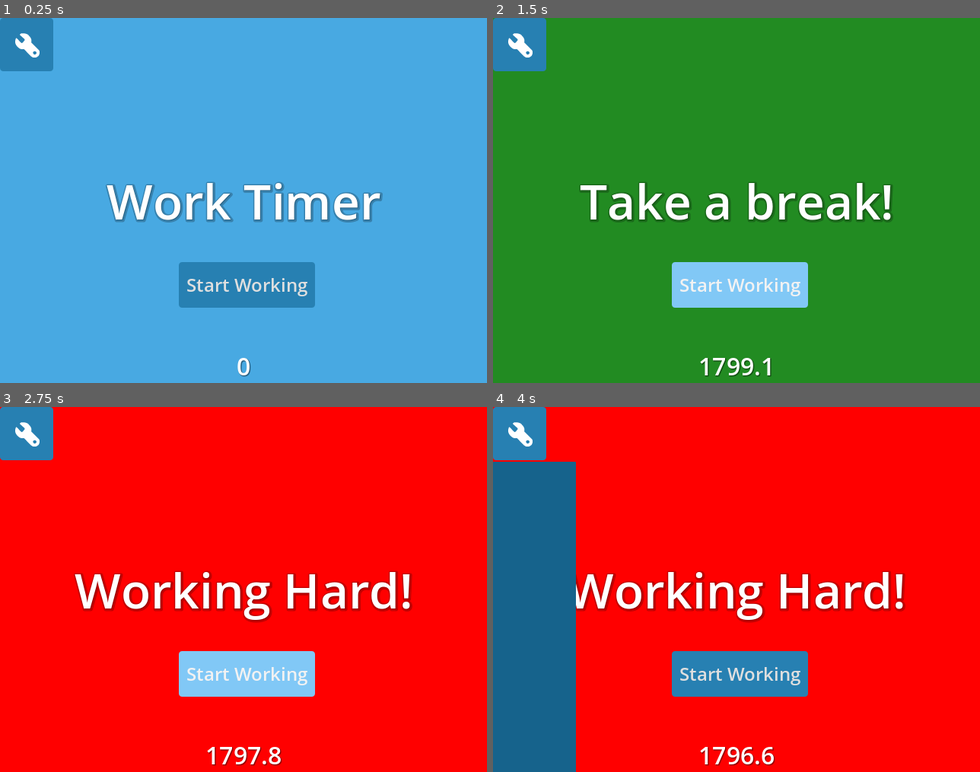
Above: before the commit, frames 1-4 (two rows, left to right).
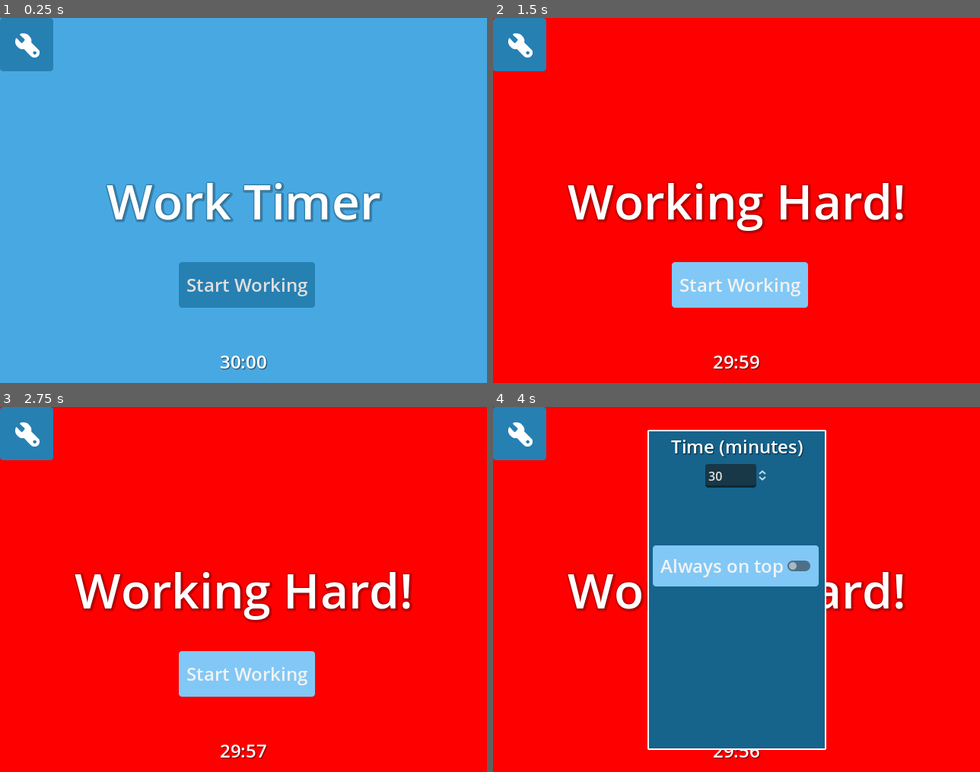
Above: after the commit, the same moments.

Repository: ForlornU/Gomodoro
Game: Godot game, scene res://MainScene.tscn
Two runs of this game, one before a commit and one after it. Both use one fixed random seed, a clock stepped at 60 frames per second and the inputs below.
Inputs (mouse positions are in pixels of both pictures, inside the frame that each line leads up to):
- Up to frame 1 (0.25 s): no input
- Up to frame 2 (1.5 s): click "Start Working" at 0.5 s; click "Start Working" at 1.25 s
- Up to frame 3 (2.75 s): click "Start Working" at 2 s
- Up to frame 4 (4 s): click (517, 432) at 2.75 s; click (736, 563) at 3.5 s, where only the run after the commit has a clickable "Always on top"

The runs differ from the first frame. In frame 1, 0.3% of the frame differs, in the area x 45-55%, y 92-99%; in frame 2, 94%, in the area x 0-100%, y 0-100%; in frame 3, 0.5%; in frame 4, 47%.

Commit message:
Working Settings

Diff:
--- a/Assets/MainTheme.tres
+++ b/Assets/MainTheme.tres
@@ -40,6 +40,11 @@
 
 [sub_resource type="StyleBoxFlat" id="StyleBoxFlat_yxwcq"]
 bg_color = Color(0.0850369, 0.390471, 0.54817, 1)
+border_width_left = 2
+border_width_top = 2
+border_width_right = 2
+border_width_bottom = 2
+border_color = Color(1, 1, 1, 1)
 corner_radius_top_left = 1
 corner_radius_top_right = 1
 corner_radius_bottom_right = 1
--- a/Assets/timer_label.tres
+++ b/Assets/timer_label.tres
@@ -1,7 +1,7 @@
 [gd_resource type="LabelSettings" format=3 uid="uid://c7ql4jt5wyol1"]
 
 [resource]
-font_size = 32
+font_size = 24
 outline_color = Color(0, 0, 0, 1)
 shadow_size = 2
 shadow_color = Color(0, 0, 0, 0.333333)
--- a/MainScene.tscn
+++ b/MainScene.tscn
@@ -84,17 +84,63 @@
 
 [node name="SettingsPanel" type="Panel" parent="ColorRect"]
 layout_mode = 1
+anchors_preset = 8
+anchor_left = 0.5
+anchor_top = 0.5
+anchor_right = 0.5
+anchor_bottom = 0.5
+offset_left = -117.5
+offset_top = -210.5
+offset_right = 117.5
+offset_bottom = 210.5
+grow_horizontal = 2
+grow_vertical = 2
+theme = ExtResource("3_pm7a3")
+
+[node name="CheckButton" type="CheckButton" parent="ColorRect/SettingsPanel"]
+layout_mode = 1
 anchors_preset = 4
 anchor_top = 0.5
 anchor_bottom = 0.5
-offset_top = -168.0
-offset_right = 109.0
-offset_bottom = 246.0
+offset_left = 16.5
+offset_top = -49.0
+offset_right = 214.5
+offset_bottom = -15.0
 grow_vertical = 2
-theme = ExtResource("3_pm7a3")
+button_pressed = true
+text = "Always on top"
+
+[node name="SpinBox" type="SpinBox" parent="ColorRect/SettingsPanel"]
+layout_mode = 1
+anchors_preset = 5
+anchor_left = 0.5
+anchor_right = 0.5
+offset_left = -42.0
+offset_top = 44.5
+offset_right = 41.0625
+offset_bottom = 75.5
+grow_horizontal = 2
+min_value = 10.0
+max_value = 180.0
+value = 30.0
+
+[node name="Label" type="Label" parent="ColorRect/SettingsPanel"]
+layout_mode = 1
+anchors_preset = 5
+anchor_left = 0.5
+anchor_right = 0.5
+offset_left = -87.0
+offset_top = 4.5
+offset_right = 87.0
+offset_bottom = 38.5
+grow_horizontal = 2
+text = "Time (minutes)"
+label_settings = ExtResource("3_f5d3i")
 
 [node name="Timer" type="Timer" parent="."]
 
 [connection signal="pressed" from="ColorRect/StartButton" to="." method="_button_pressed"]
 [connection signal="pressed" from="ColorRect/SettingsButton" to="." method="_on_settings_button_pressed"]
+[connection signal="toggled" from="ColorRect/SettingsPanel/CheckButton" to="." method="_always_on_top_toggle"]
+[connection signal="value_changed" from="ColorRect/SettingsPanel/SpinBox" to="." method="_on_timevalue_changed"]
 [connection signal="timeout" from="Timer" to="." method="_on_timer_timeout"]
--- a/Scripts/ButtonLogic.gd
+++ b/Scripts/ButtonLogic.gd
@@ -1,39 +1,58 @@
 extends Control
+
+enum State {WORK, BREAK, PAUSED}
+var current_state : State
+var timer_active = false
 
 @onready var status_label: Label = $ColorRect/MainLabel
 @onready var color_rect: ColorRect = $ColorRect
 @onready var timer_label: Label = $ColorRect/TimerLabel
-var timer_active = false
 @onready var timer: Timer = $Timer
 @onready var button: Button = $ColorRect/StartButton
 @onready var settings_panel: Panel = $ColorRect/SettingsPanel
+@onready var check_button: CheckButton = $ColorRect/SettingsPanel/CheckButton
 
 func _ready() -> void:
+	current_state = State.PAUSED
+	get_window().always_on_top = true
 	settings_panel.visible = false
 	timer_label.text = "30:00"
 	timer.wait_time = 1800
 
 func _process(delta: float) -> void:
-	timer_label.text = str(snappedf(timer.time_left, 0.1))
+	var minutes = int(timer.time_left) / 60
+	var seconds = int(timer.time_left) % 60
+	if(!timer.is_stopped()):
+		timer_label.text = str(minutes) + ":" + str(seconds)
 
 func _button_pressed() -> void:
 	if(timer.is_stopped()): #This only happens at start, otherwise its just paused
 		timer.start()
+		current_state = State.WORK
 	switch_state()
 
 func switch_state():
-	timer_active = !timer_active
-	timer.paused = false
-
-	if(timer_active == true):
+	if(current_state == State.WORK):
 		color_rect.color = Color.RED
 		status_label.text = "Working Hard!"
-	else:
+	elif(current_state == State.BREAK):
 		color_rect.color = Color.FOREST_GREEN
 		status_label.text = "Take a break!"
+	else:
+		color_rect.color = Color.YELLOW
+		status_label.text = "Paused!"
 
 func _on_timer_timeout() -> void:
 	_button_pressed()
 
 func _on_settings_button_pressed() -> void:
 	settings_panel.visible = !settings_panel.visible
+
+func _always_on_top_toggle(toggled_on: bool) -> void:
+	get_window().always_on_top = toggled_on
+	#ProjectSettings.set_setting("display/window/size/always_on_top", toggled_on)
+
+func _on_timevalue_changed(value: float) -> void:
+	print("value changed, float")
+	timer.wait_time = 60*value
+	timer_label.text = str(timer.wait_time)
